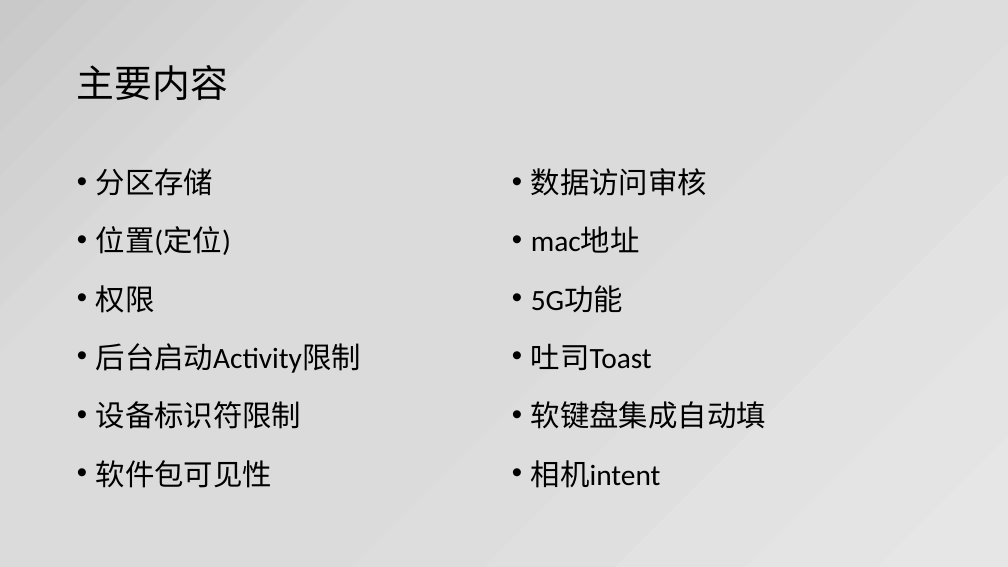
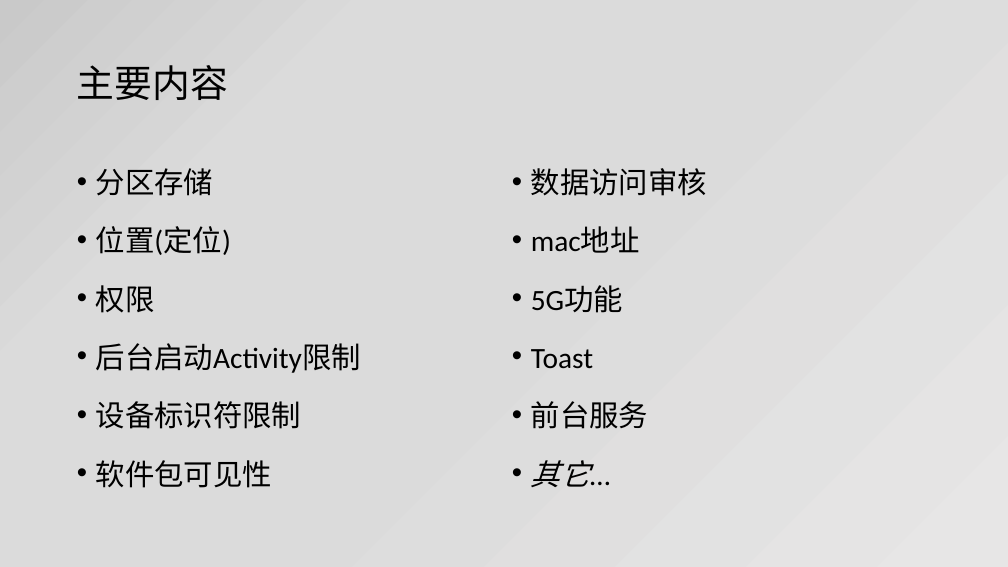
Before and after one commit to jianjunxiao/Adaptation, a slide deck: slide 2 of Android10、11适配.pptx. Drawn at 1008x567 pixels with LibreOffice and Linux fonts; fonts in the diff are those of the drawing. Boxes give left, top, right and bottom in pixels: in the first picture for what was removed or moved away, otherwise in the second. Text is boxed around its words. In the diff, an @@ line names an element or a change of style, - is before the commit and + after.

```diff
--- a/Android10、11适配.pptx
+++ b/Android10、11适配.pptx
@@ text at (x1=531, y1=349, x2=648, y2=487): text changed @@
-• 吐司Toast
-• 软键盘集成自动填
-• 相机intent
+• Toast
+• 前台服务
+• 其它...
```
Also in this commit, not shown: 10 other slides changed, 8 slides added, 1 slide removed, 8 other files.
